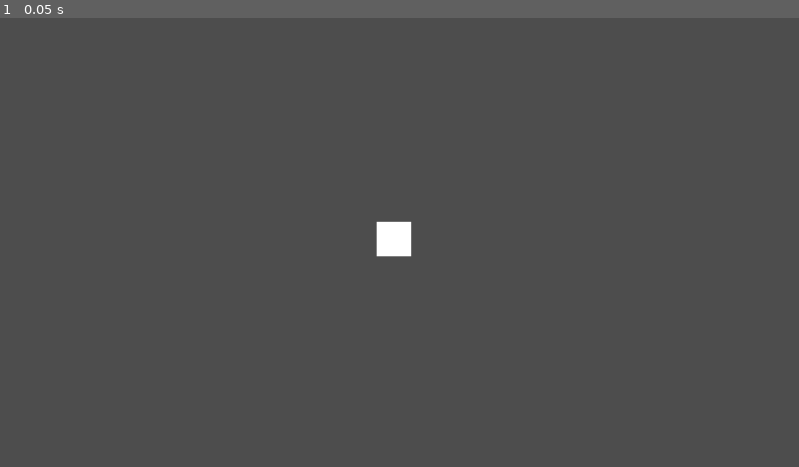
Above: before the commit, frame 1.
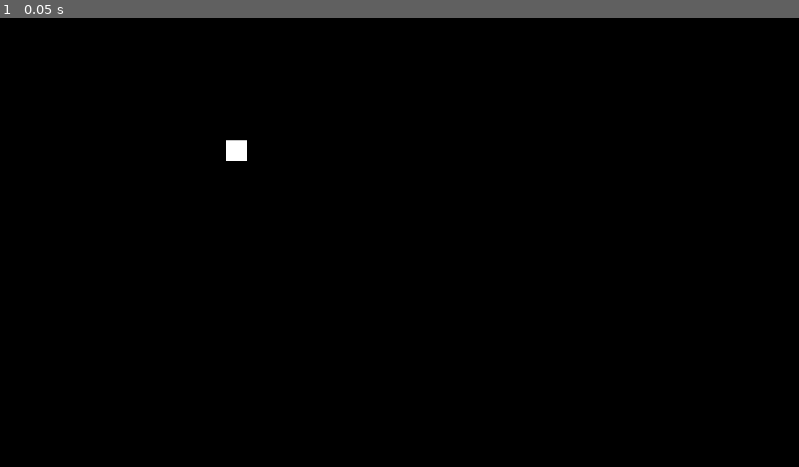
Above: after the commit, the same moment.

Repository: Option-2-Games/spectral-shift
Game: Godot game, scene res://levels/prologue.tscn
Same seed, same stepped clock (60 frames per second), same inputs: the game is played once before the commit and once after it.
Inputs:
- Up to frame 1 (0.05 s): no input

The runs differ from the first frame. In frame 1, 100% of the frame differs, in the area x 0-100%, y 0-100%.

Commit message:
Basic implementation of a merge region

Diff:
--- /dev/null
+++ b/objects/spectrum_merge_region.tscn
@@ -0,0 +1,28 @@
+[gd_scene load_steps=5 format=3 uid="uid://bnbuhyp883j0w"]
+
+[ext_resource type="Script" path="res://scripts/spectrum_merge_region.gd" id="1_0ckq5"]
+[ext_resource type="Texture2D" uid="uid://c2c51wa12bihb" path="res://assets/spectrum_merge_region/border.webp" id="2_2vpso"]
+[ext_resource type="Texture2D" uid="uid://d3x6sfpq880r3" path="res://assets/spectrum_merge_region/lit_texture.webp" id="3_qmtx8"]
+
+[sub_resource type="CircleShape2D" id="CircleShape2D_7jq7h"]
+radius = 480.0
+
+[node name="SpectrumMergeRegion" type="Area2D"]
+script = ExtResource("1_0ckq5")
+metadata/_edit_group_ = true
+
+[node name="MergeRegion" type="CollisionShape2D" parent="."]
+shape = SubResource("CircleShape2D_7jq7h")
+
+[node name="BorderSprite" type="Sprite2D" parent="."]
+position = Vector2(5, 2.08165e-12)
+texture = ExtResource("2_2vpso")
+
+[node name="LitRegion" type="PointLight2D" parent="BorderSprite"]
+blend_mode = 2
+texture = ExtResource("3_qmtx8")
+
+[connection signal="area_entered" from="." to="." method="_on_area_entered"]
+[connection signal="area_exited" from="." to="." method="_on_area_exited"]
+[connection signal="body_entered" from="." to="." method="_on_body_entered"]
+[connection signal="body_exited" from="." to="." method="_on_body_exited"]
--- a/project.godot
+++ b/project.godot
@@ -14,10 +14,23 @@
 run/main_scene="res://levels/prologue.tscn"
 config/features=PackedStringArray("4.0", "Mobile")
 
+[display]
+
+window/size/viewport_width=1920
+window/size/viewport_height=1080
+
 [editor_plugins]
 
 enabled=PackedStringArray("res://addons/gut/plugin.cfg")
 
+[layer_names]
+
+2d_render/layer_1="Base"
+2d_render/layer_2="Red"
+2d_render/layer_3="Green"
+2d_render/layer_4="Blue"
+
 [rendering]
 
 renderer/rendering_method="mobile"
+environment/defaults/default_clear_color=Color(0, 0, 0, 1)
--- /dev/null
+++ b/scripts/spectrum_merge_region.gd
@@ -0,0 +1,72 @@
+extends Area2D
+
+## Merge region spectrum
+@onready var _region_spectrum = $BorderSprite/LitRegion.range_item_cull_mask
+
+
+## Start spin animation
+func _ready() -> void:
+	var spin_direction = 1 if randi() % 2 == 0 else -1
+	(
+		self
+		. create_tween()
+		. set_loops()
+		. tween_property(self, "rotation_degrees", spin_direction * 360, 3)
+		. from_current()
+	)
+
+
+## Open this region
+func open() -> void:
+	(
+		self
+		. create_tween()
+		. set_trans(Tween.TRANS_SINE)
+		. tween_property(self, "scale", Vector2.ONE, 0.25)
+		. set_ease(Tween.EASE_IN)
+	)
+
+
+## Close this region
+func close() -> void:
+	(
+		self
+		. create_tween()
+		. set_trans(Tween.TRANS_SINE)
+		. tween_property(self, "scale", Vector2.ZERO, 0.25)
+		. set_ease(Tween.EASE_OUT)
+	)
+
+
+## Handle objects entering region
+##
+## Calls the object's `entered_merge_region`
+## @param object: object that entered
+func _handle_entered(object) -> void:
+	if object.has_method("entered_merge_region"):
+		object.entered_merge_region(_region_spectrum)
+
+
+## Handle objects exiting region
+##
+## Calls the object's exited_merge_region
+## @param object: object that exited
+func _handle_exited(object) -> void:
+	if object.has_method("exited_merge_region"):
+		object.exited_merge_region(_region_spectrum)
+
+
+func _on_area_entered(area: Area2D) -> void:
+	_handle_entered(area)
+
+
+func _on_area_exited(area: Area2D) -> void:
+	_handle_exited(area)
+
+
+func _on_body_entered(body: Node2D) -> void:
+	_handle_entered(body)
+
+
+func _on_body_exited(body: Node2D) -> void:
+	_handle_exited(body)
--- /dev/null
+++ b/tests/scenes/merge_region/dummy_block.gd
@@ -0,0 +1,9 @@
+extends Area2D
+
+
+func entered_merge_region(region_spectrum: int) -> void:
+	print("Entered: ", region_spectrum)
+
+
+func exited_merge_region(region_spectrum: int) -> void:
+	print("Exited: ", region_spectrum)
--- /dev/null
+++ b/tests/scenes/merge_region/test_merge_region.gd
@@ -0,0 +1,16 @@
+extends Node2D
+
+# Components
+@onready var _merge_region = $SpectrumMergeRegion
+
+# Properties
+var _merge_region_open = true
+
+
+func _input(event: InputEvent) -> void:
+	if event.is_action_pressed("ui_accept"):
+		if _merge_region_open:
+			_merge_region.close()
+		else:
+			_merge_region.open()
+		_merge_region_open = !_merge_region_open
--- /dev/null
+++ b/tests/scenes/merge_region/test_merge_region.tscn
@@ -0,0 +1,39 @@
+[gd_scene load_steps=5 format=3 uid="uid://dc0tvi1vyxfwb"]
+
+[ext_resource type="Script" path="res://tests/scenes/merge_region/test_merge_region.gd" id="1_7wxwj"]
+[ext_resource type="Script" path="res://tests/scenes/merge_region/dummy_block.gd" id="2_3oyl4"]
+[ext_resource type="PackedScene" uid="uid://bnbuhyp883j0w" path="res://objects/spectrum_merge_region.tscn" id="2_3wm8s"]
+
+[sub_resource type="RectangleShape2D" id="RectangleShape2D_0wp06"]
+size = Vector2(100, 100)
+
+[node name="test_merge_region" type="Node2D"]
+script = ExtResource("1_7wxwj")
+
+[node name="Unlighter" type="CanvasModulate" parent="."]
+color = Color(0, 0, 0, 1)
+
+[node name="Area2D" type="Area2D" parent="."]
+position = Vector2(1273, 444)
+script = ExtResource("2_3oyl4")
+
+[node name="Polygon2D" type="Polygon2D" parent="Area2D"]
+light_mask = 2
+color = Color(0.501961, 0, 0, 1)
+polygon = PackedVector2Array(0, 0, 100, 2.08165e-12, 100, 100, 2.08165e-12, 100)
+
+[node name="CollisionShape2D" type="CollisionShape2D" parent="Area2D"]
+position = Vector2(50, 50)
+shape = SubResource("RectangleShape2D_0wp06")
+
+[node name="SpectrumMergeRegion" parent="." instance=ExtResource("2_3wm8s")]
+position = Vector2(857, 560)
+
+[node name="BorderSprite" parent="SpectrumMergeRegion" index="1"]
+modulate = Color(1, 0, 0, 1)
+light_mask = 3
+
+[node name="LitRegion" parent="SpectrumMergeRegion/BorderSprite" index="0"]
+range_item_cull_mask = 3
+
+[editable path="SpectrumMergeRegion"]
